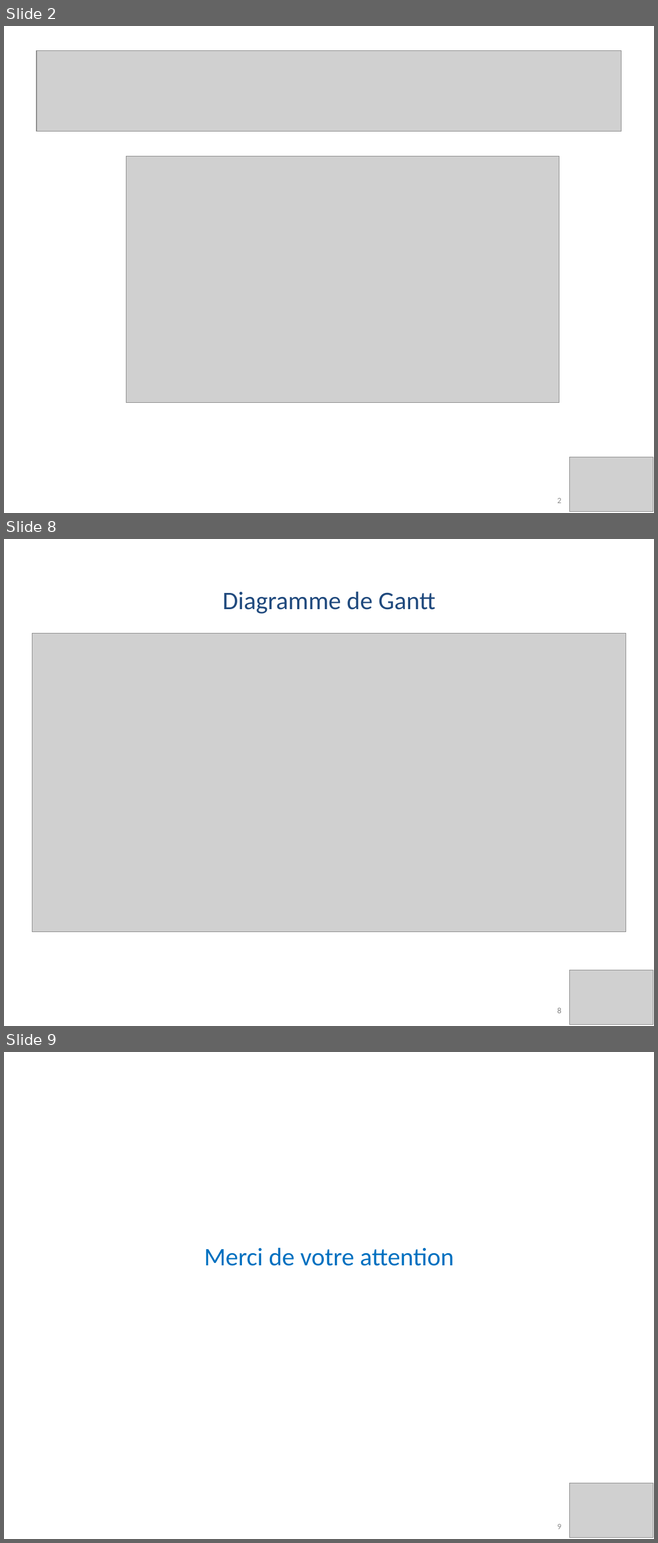
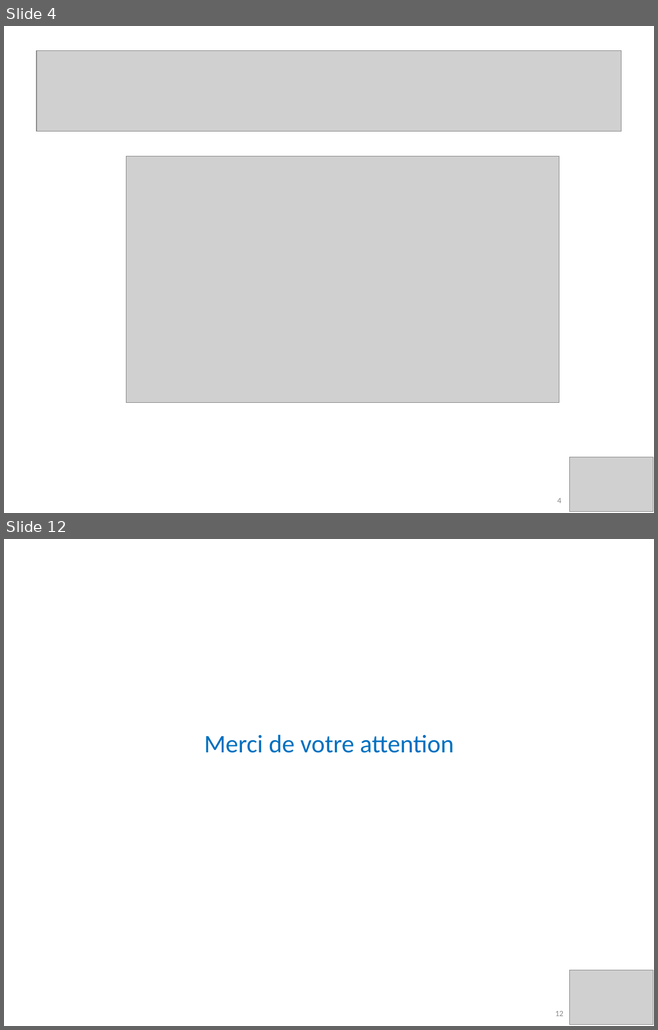
Before and after one commit to PierreSQS/Mubiz, a slide deck: Documents/Soutenance_Final_Pierre_et_Odile-20170314.pptx. Shown one above the other, each under a label of ours: slides 2, 8 and 9 before the commit, slides 4 and 12 after it; the slides between them are not shown. The pictures are 658x1543 and 658x1030 pixels, drawn with LibreOffice and Linux fonts; fonts in the diff are those of the drawing; grey boxes stand for pictures; background and template pictures are left out. Boxes give left, top, right and bottom in pixels: in the first picture for what was removed or moved away, otherwise in the second. Text is boxed around its words. In the diff, an @@ line names an element or a change of style, - is before the commit and + after.

```diff
--- a/Documents/Soutenance_Final_Pierre_et_Odile-20170314.pptx
+++ b/Documents/Soutenance_Final_Pierre_et_Odile-20170314.pptx
@@ slide 8 removed at [4,539,654,1026], background #FFFFFF @@
@@ text removed at [223,591,435,614] @@
-Diagramme de Gantt
@@ picture removed at [32,633,626,931] @@
@@ picture removed at [569,971,652,1025] @@
@@ page number removed at [557,1008,561,1013] @@
-8
@@ what was slide 2 is now slide 4 @@
@@ page number at [557,498,561,503]: text changed @@
-2
+4
@@ what was slide 9 is now slide 12 @@
@@ page number at [555,1011,563,1016]: text changed @@
-9
+12
```
Also in this commit, not shown: 3 slides changed, 7 slides added, 3 other slides removed.
